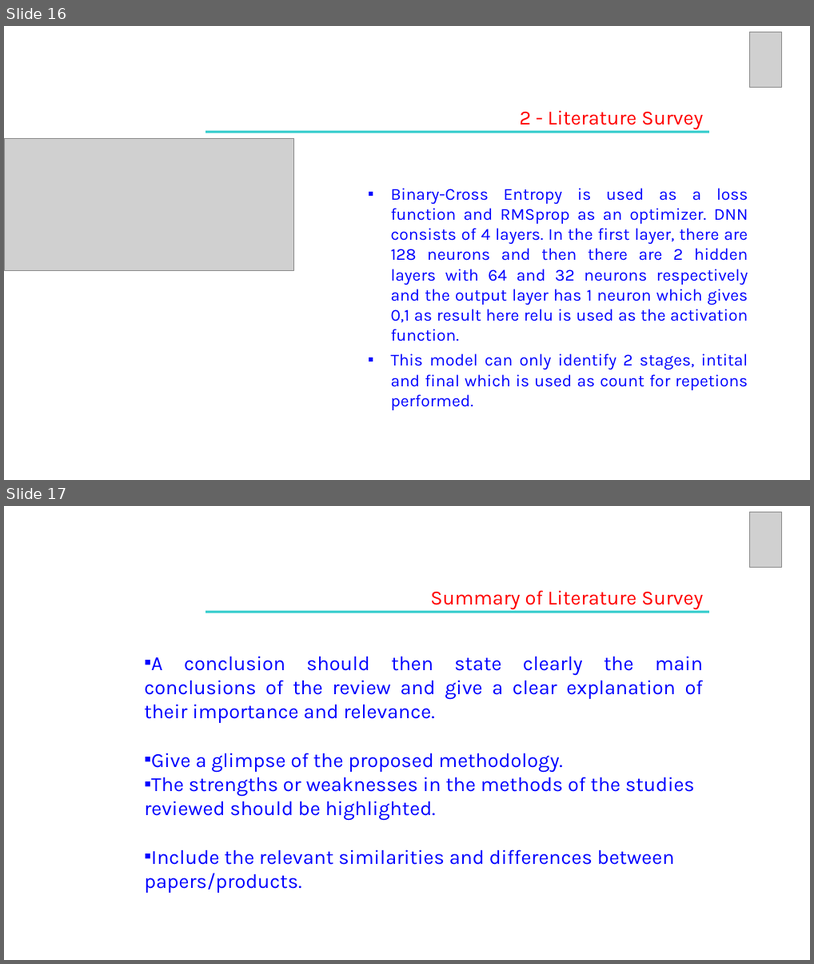
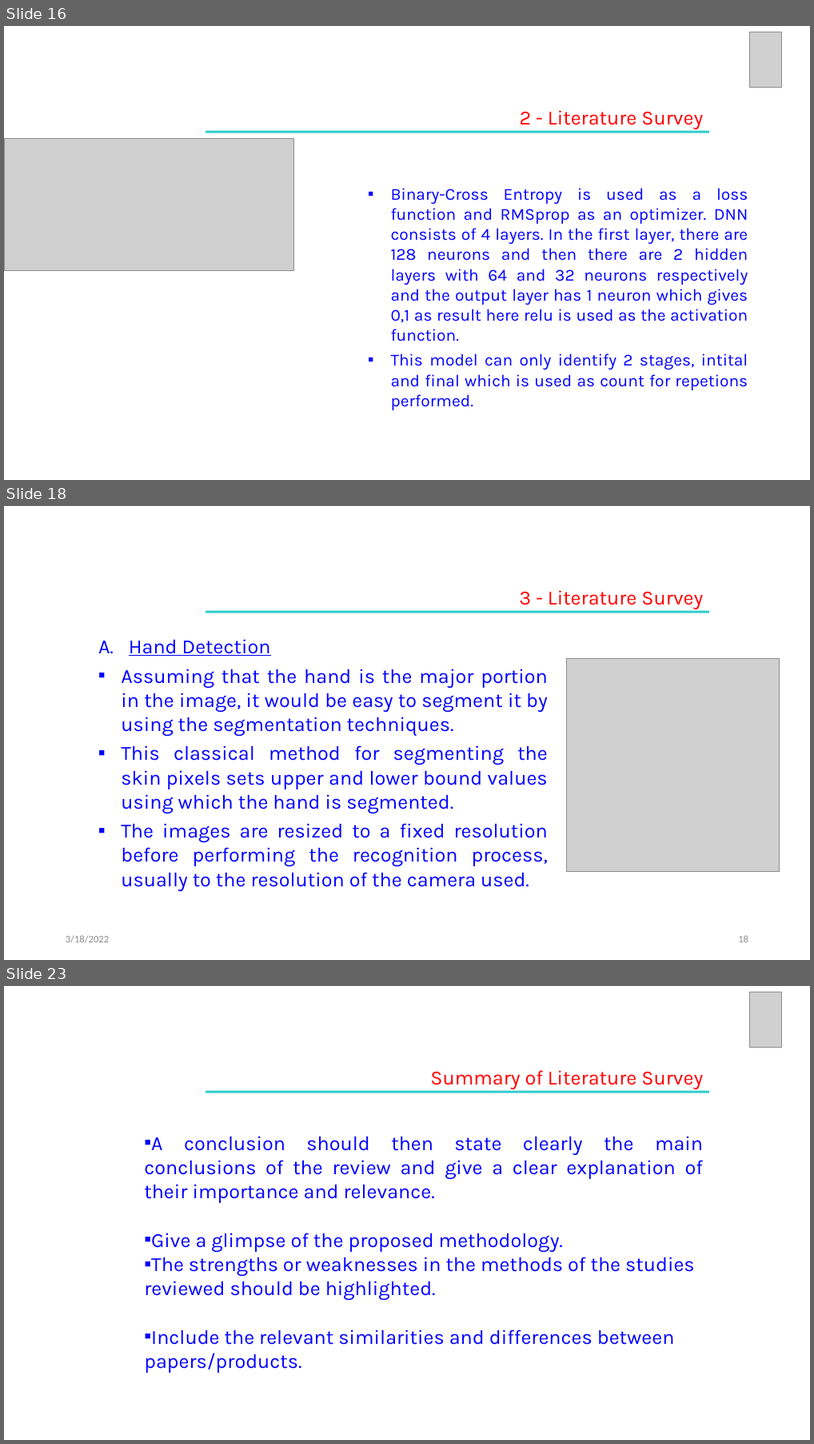
Before and after one commit to VishnuJG/CV-Workout, a slide deck: LiteratureSurvey/UE19CS390A_REVIEW 2.pptx. Shown one above the other, each under a label of ours: slides 16 and 17 before the commit, slides 16, 18 and 23 after it; the slides between them are not shown. The pictures are 814x964 and 814x1444 pixels, drawn with LibreOffice and Linux fonts; fonts in the diff are those of the drawing; grey boxes stand for pictures. Boxes give left, top, right and bottom in pixels: in the first picture for what was removed or moved away, otherwise in the second. Text is boxed around its words. In the diff, an @@ line names an element or a change of style, - is before the commit and + after.

```diff
--- a/LiteratureSurvey/UE19CS390A_REVIEW 2.pptx
+++ b/LiteratureSurvey/UE19CS390A_REVIEW 2.pptx
@@ slide 18 added at (4,506,810,960), background #FFFFFF @@
@@ text added at (519,590,703,609), 24 pt, text #FF0000 @@
+3 - Literature Survey
@@ rectangle added at (206,611,710,613), fill #33CCCC @@
@@ text added at (121,639,548,891), 24 pt, text #0000FF @@
+A. Hand Detection
+▪ Assuming that the hand is the major portion in the image, it would be easy to segment it by using the segmentation techniques.
+▪ This classical method for segmenting the skin pixels sets upper and lower bound values using which the hand is segmented.
+▪ The images are resized to a fixed resolution before performing the recognition process, usually to the resolution of the camera used.
@@ picture added at (567,659,780,872) @@
@@ text added at (66,935,109,943), 12 pt, text #8C8C8C @@
+3/18/2022
@@ page number added at (738,935,749,942), 12 pt, text #8C8C8C @@
+18
@@ what was slide 17 is now slide 23 @@
```
Also in this commit, not shown: 5 other slides added.
